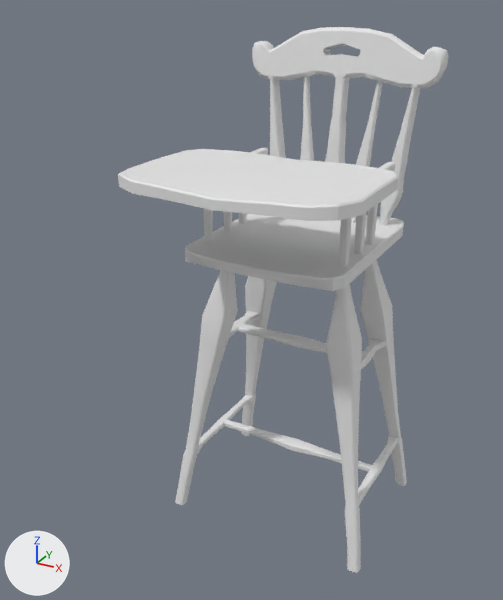
One commit to the FBX model Assets/Models/chair.fbx: the scene before it, then after it.
The view is the same before and after, from a camera (50 mm lens) standing at (0.765, -1.674, 1.487) and looking at (-0.065, -0.165, 0.732). The axes (+X, +Y, +Z) are drawn at lower left. The lights are the same throughout. Where no turn or scale is listed for an object, it has been applied to the vertices.
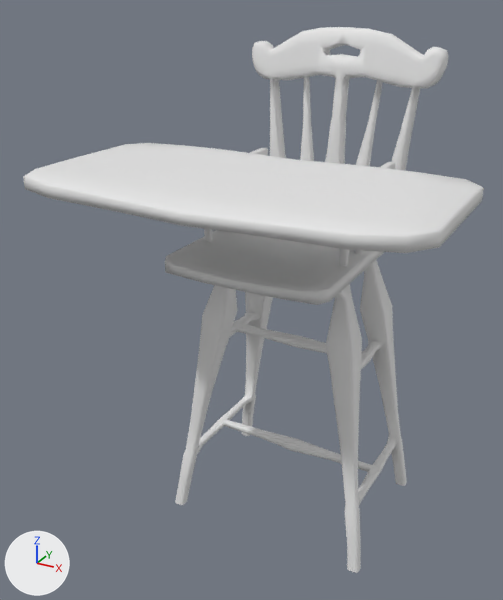
The change, as JSON lines over the scene's bpy script:
```json
{"block": "me_mesh", "where": "# used by ob_box004; location = (0.0, 0.0, 0.0)"}
{"op": "remove", "block": "me_mesh", "code": "me_mesh.from_pydata(...)  # 2434 vertices, 2466 faces; spans x -0.311..0.311, y -0.455..0.287, z 0.0..1.403"}
{"op": "add", "block": "me_mesh", "code": "me_mesh.from_pydata(...)  # 2436 vertices, 2467 faces; spans x -0.49..0.49, y -0.575..0.287, z 0.0..1.403"}
{"block": "me_mesh", "change": "me_mesh part 1"}
{"block": "me_mesh", "change": "5 faces are deleted"}
{"block": "me_mesh", "change": "28 vertices in x -0.205..0.205, y -0.284..-0.178, z 1.049..1.071 move by (0.0, -0.089, 0.0)"}
{"block": "me_mesh", "change": "15 vertices in x -0.204..0.204, y -0.282..-0.177, z 1.049..1.098 move by (0.0, -0.09, 0.0)"}
{"block": "me_mesh", "change": "9 vertices in x -0.093, y -0.177..-0.039, z 1.05..1.101 move by (-0.06, 0.0, 0.0)"}
{"block": "me_mesh", "change": "9 vertices in x 0.093, y -0.177..-0.039, z 1.05..1.101 move by (0.06, 0.0, 0.0)"}
{"block": "me_mesh", "change": "8 vertices in x -0.142, y -0.177..-0.039, z 1.07..1.102 move by (-0.092, 0.0, 0.0)"}
{"block": "me_mesh", "change": "8 vertices in x 0.142, y -0.177..-0.039, z 1.07..1.102 move by (0.092, 0.0, 0.0)"}
{"block": "me_mesh", "change": "142 vertices move from x -0.298..0.298, y -0.455..0.02, z 1.049..1.108 to x -0.49..0.49, y -0.575..0.02, z 1.049..1.108"}
{"block": "me_mesh", "change": "2 vertices are added at (-0.206, -0.046, 1.067), (0.202, -0.045, 1.066)"}
{"block": "me_mesh", "change": "6 new faces join them"}
{"block": "me_mesh", "change": "me_mesh part 2"}
{"block": "me_mesh", "change": "48 vertices in x -0.224..0.224, y -0.276..0.0, z 0.85..0.883 move by (0.0, -0.09, 0.0)"}
{"block": "me_mesh", "change": "22 vertices in x -0.224..0.224, y -0.276..-0.1, z 0.85..0.88 move by (0.0, -0.089, 0.0)"}
{"block": "me_mesh", "change": "me_mesh part 3: the surface is now shaded smooth"}
```

Boxes [x1, y1, x2, y2] around the edits, measured in the pictures (503 x 600 px; the box of a moved part takes in the faces that stretch with it):
```json
{"object": "Box004", "change": "reshaped", "before": [118, 27, 448, 573], "after": [23, 27, 484, 573], "on screen": "40% wider"}
{"part": 1, "of": "me_mesh", "change": "moved or reshaped", "before": [118, 149, 398, 221], "after": [23, 143, 484, 253]}
{"part": 2, "of": "me_mesh", "change": "moved or reshaped", "before": [185, 222, 379, 301], "after": [165, 230, 378, 305]}
```
